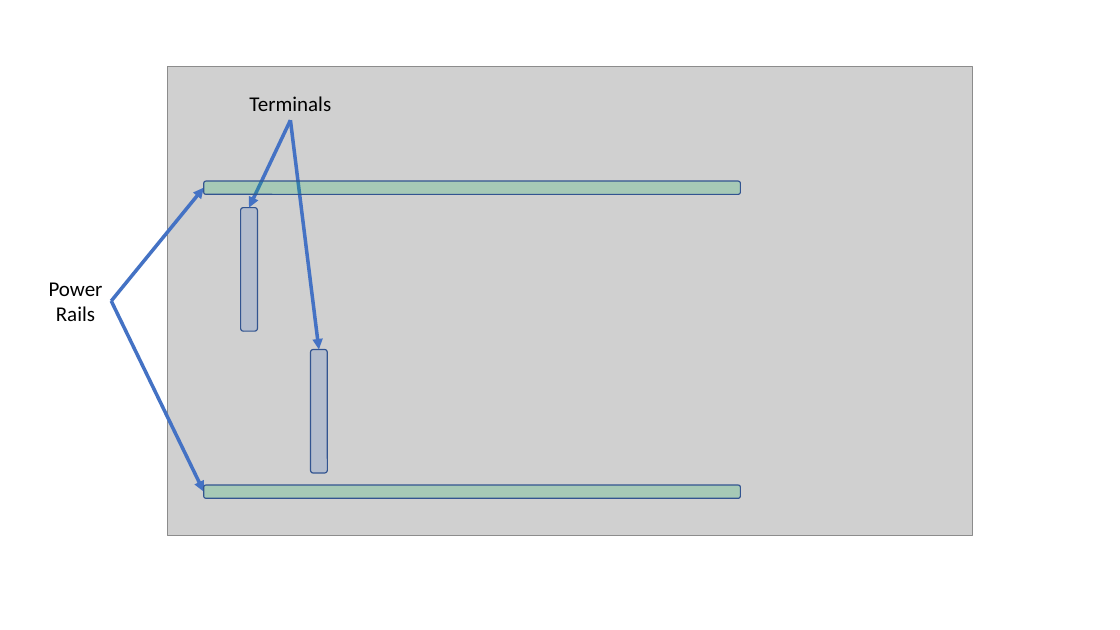
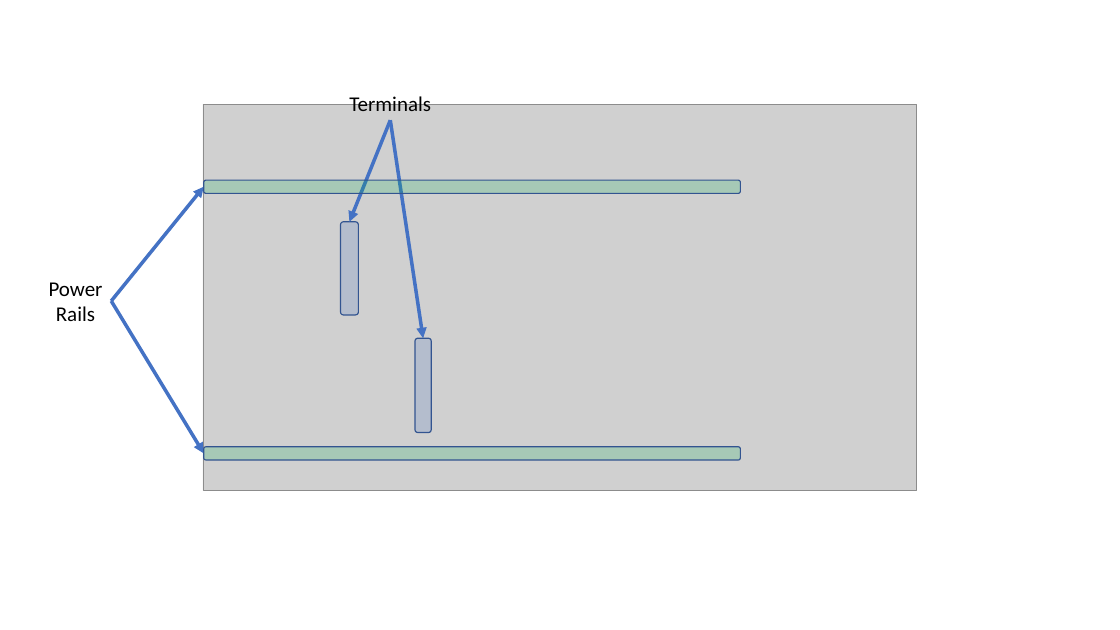
Before and after one commit to dickinson-comp256/COMP256, a slide deck: slide 4 of docs/materials/Labs/L01-Switching.pptx. Drawn at 1120x630 pixels with LibreOffice and Linux fonts; fonts in the diff are those of the drawing; grey boxes stand for pictures. Boxes give left, top, right and bottom in pixels: in the first picture for what was removed or moved away, otherwise in the second. Text is boxed around its words. In the diff, an @@ line names an element or a change of style, - is before the commit and + after.

```diff
--- a/docs/materials/Labs/L01-Switching.pptx
+++ b/docs/materials/Labs/L01-Switching.pptx
@@ text "Terminals": place and size @@
-text "Terminals" at [249, 96, 331, 111]
+text "Terminals" at [349, 93, 431, 111]
@@ picture: place and size @@
-picture at [168, 66, 973, 536]
+picture at [203, 104, 918, 491]
@@ arrow moved from (291, 120) - (250, 208) to (391, 120) - (350, 222) @@
@@ arrow moved from (291, 120) - (319, 350) to (391, 120) - (423, 339) @@
@@ rounded rectangle: place and size @@
-rounded rectangle at [240, 208, 257, 331]
+rounded rectangle at [340, 222, 358, 315]
@@ arrow moved from (111, 301) - (204, 492) to (111, 301) - (204, 454) @@
@@ rounded rectangle: place and size @@
-rounded rectangle at [311, 350, 328, 473]
+rounded rectangle at [415, 339, 431, 433]
@@ rounded rectangle: place and size @@
-rounded rectangle at [204, 485, 741, 499]
+rounded rectangle at [204, 447, 741, 460]
```
Also in this commit, not shown: 1 other file.
